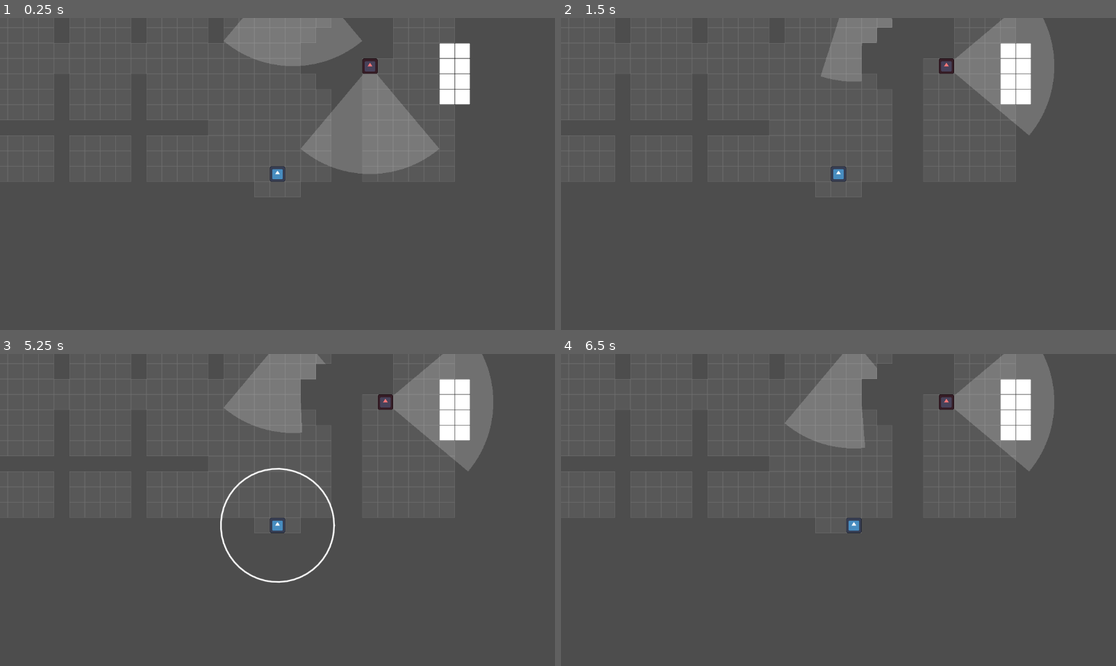
Above: before the commit, frames 1-4 (two rows, left to right).
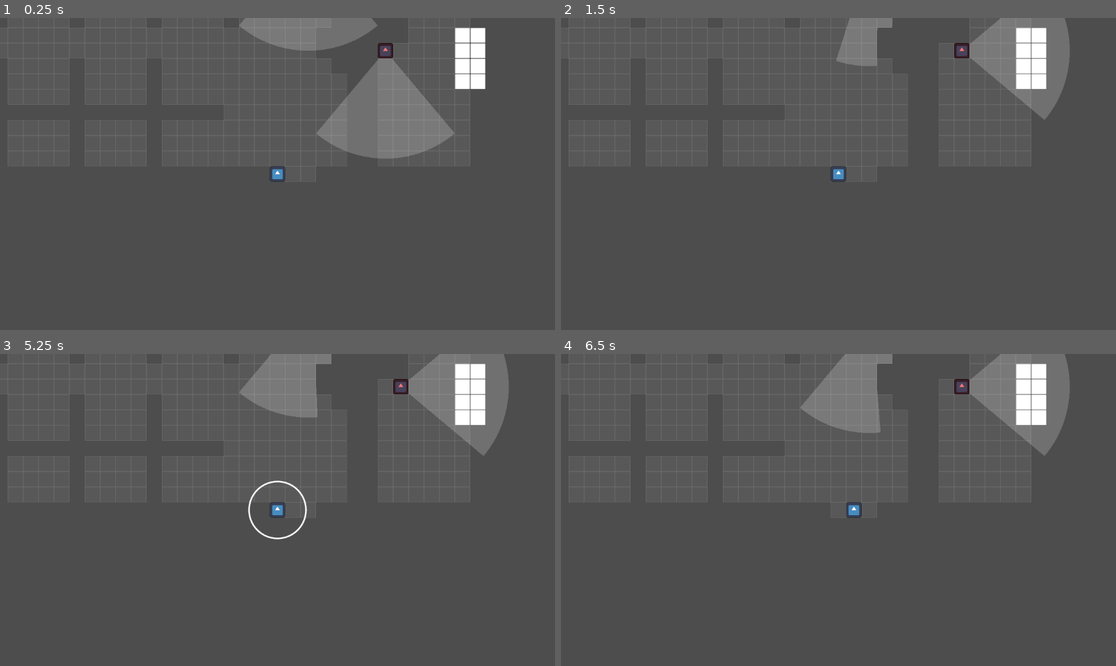
Above: after the commit, the same moments.

Repository: nexcoyocoatl/Projeto_Die_Hard
Game: Godot game, scene res://game.tscn
Two runs of this game, one before a commit and one after it. Both use one fixed random seed, a clock stepped at 60 frames per second and the inputs below. The engine's default icon, where the game draws it, is replaced by a stand-in: a white triangle on a blue panel in a dark square.
Inputs:
- Up to frame 1 (0.25 s): no input
- Up to frame 2 (1.5 s): tap Enter at 0.5 s; hold Right (player_move_right) 0.53-1.28 s; tap R (reset) at 1.25 s; hold Down (player_move_down) from 1.28 s (still down)
- Up to frame 3 (5.25 s): tap R (reset) every 0.75 s from 2 to 4.25 s; release Down (player_move_down) at 2.03 s; hold Right (player_move_right) 2.03-2.78 s; hold Up (player_move_up) 2.78-3.53 s; hold Left (player_move_left) 3.53-5.03 s; hold Down (player_move_down) from 5.03 s (still down)
- Up to frame 4 (6.5 s): release Down (player_move_down) at 5.78 s; hold Right (player_move_right) from 5.78 s (still down)

The runs differ from the first frame. In frame 1, 5.5% of the frame differs, in the area x 0-88%, y 0-58%; in frame 2, 4.4%; in frame 3, 5.8%, in the area x 0-92%, y 0-74%; in frame 4, 5.4%.
Error before the commit: Parse Error: Used tab character for indentation instead of space as used before in the file. (res://checkpoint_manager.gd:10)

Commit message:
correções

Diff:
--- a/Characters/player.tscn
+++ b/Characters/player.tscn
@@ -1,13 +1,13 @@
 [gd_scene load_steps=5 format=3 uid="uid://clbdybjufnd0r"]
 
 [ext_resource type="Texture2D" uid="uid://bf8bxnu0huryg" path="res://icon.svg" id="1_4flbx"]
-[ext_resource type="Script" uid="uid://cvgxwqeg0wd3v" path="res://Characters/player.gd" id="1_onrkg"]
+[ext_resource type="Script" path="res://Characters/player.gd" id="1_onrkg"]
 
 [sub_resource type="RectangleShape2D" id="RectangleShape2D_onrkg"]
 size = Vector2(32, 32)
 
 [sub_resource type="CircleShape2D" id="CircleShape2D_eovys"]
-radius = 128.25
+radius = 64.4981
 
 [node name="Player" type="CharacterBody2D" groups=["Player"]]
 process_mode = 1
--- a/Levels/level.tscn
+++ b/Levels/level.tscn
@@ -1,12 +1,13 @@
-[gd_scene load_steps=27 format=4 uid="uid://db7t3hbot2qxq"]
-
-[ext_resource type="Script" uid="uid://davabipaeciwa" path="res://Levels/level.gd" id="1_1ainy"]
+[gd_scene load_steps=30 format=4 uid="uid://db7t3hbot2qxq"]
+
+[ext_resource type="Script" path="res://Levels/level.gd" id="1_1ainy"]
 [ext_resource type="Texture2D" uid="uid://bf8bxnu0huryg" path="res://icon.svg" id="1_f2txt"]
 [ext_resource type="Texture2D" uid="uid://nqs2fx680340" path="res://Textures/Tiles/tile_logico.svg" id="2_1ainy"]
 [ext_resource type="Texture2D" uid="uid://dw2kh7obxooli" path="res://Textures/Tiles/tile_collision.svg" id="3_n6hdu"]
 [ext_resource type="PackedScene" uid="uid://clbdybjufnd0r" path="res://Characters/player.tscn" id="4_km5ld"]
 [ext_resource type="Texture2D" uid="uid://cg874udpb5m23" path="res://Textures/Tiles/tile_logico_old.svg" id="5_n6hdu"]
 [ext_resource type="PackedScene" uid="uid://d0j4cwmip0v3u" path="res://Levels/level_end.tscn" id="6_1ainy"]
+[ext_resource type="Script" path="res://checkpoint.gd" id="8_0et7e"]
 
 [sub_resource type="TileSetAtlasSource" id="TileSetAtlasSource_eow3j"]
 texture = ExtResource("1_f2txt")
@@ -137,6 +138,12 @@
 }
 point_count = 2
 
+[sub_resource type="RectangleShape2D" id="RectangleShape2D_02vxb"]
+size = Vector2(64, 16)
+
+[sub_resource type="RectangleShape2D" id="RectangleShape2D_63wrd"]
+size = Vector2(16, 32)
+
 [node name="Level" type="Node"]
 script = ExtResource("1_1ainy")
 
@@ -145,7 +152,7 @@
 tile_set = SubResource("TileSet_7jktm")
 
 [node name="Player" parent="." instance=ExtResource("4_km5ld")]
-position = Vector2(1136, 1264)
+position = Vector2(1104, 1296)
 
 [node name="Camera2D" type="Camera2D" parent="Player"]
 drag_horizontal_enabled = true
@@ -205,3 +212,26 @@
 
 [node name="Shooter5" type="Path2D" parent="." groups=["Paths"]]
 curve = SubResource("Curve2D_ait7k")
+
+[node name="Checkpoint1" type="Area2D" parent="."]
+position = Vector2(0, 720)
+script = ExtResource("8_0et7e")
+
+[node name="CollisionShape2D" type="CollisionShape2D" parent="Checkpoint1"]
+shape = SubResource("RectangleShape2D_02vxb")
+
+[node name="Respawn" type="Marker2D" parent="Checkpoint1"]
+position = Vector2(0, -32)
+
+[node name="Checkpoint2" type="Area2D" parent="."]
+position = Vector2(816, 432)
+script = ExtResource("8_0et7e")
+
+[node name="CollisionShape2D" type="CollisionShape2D" parent="Checkpoint2"]
+shape = SubResource("RectangleShape2D_63wrd")
+
+[node name="Respawn" type="Marker2D" parent="Checkpoint2"]
+position = Vector2(-32, 0)
+
+[connection signal="body_entered" from="Checkpoint1" to="Checkpoint1" method="_on_body_entered"]
+[connection signal="body_entered" from="Checkpoint2" to="Checkpoint2" method="_on_body_entered"]
--- a/checkpoint.tscn
+++ b/checkpoint.tscn
@@ -1,15 +1,15 @@
 [gd_scene load_steps=3 format=3 uid="uid://das0j1l8n6nq1"]
 
-[ext_resource type="Script" uid="uid://c0553u1iprt7a" path="res://Levels/checkpoint.gd" id="1_luqgl"]
+[ext_resource type="Script" path="res://checkpoint.gd" id="1_luqgl"]
 
-[sub_resource type="RectangleShape2D" id="RectangleShape2D_njsvn"]
+[sub_resource type="RectangleShape2D" id="RectangleShape2D_02vxb"]
 size = Vector2(16, 16)
 
 [node name="Checkpoint" type="Area2D"]
 script = ExtResource("1_luqgl")
 
 [node name="CollisionShape2D" type="CollisionShape2D" parent="."]
-shape = SubResource("RectangleShape2D_njsvn")
+shape = SubResource("RectangleShape2D_02vxb")
 
 [node name="Respawn" type="Marker2D" parent="."]
 position = Vector2(0, -24)
--- a/checkpoint_manager.gd
+++ b/checkpoint_manager.gd
@@ -4,7 +4,7 @@
 var npc_checkpoint_data : Dictionary = {}
 
 func save(body : Player, respawn : Vector2):
-  player_checkpoint_positions[body] = {
+	player_checkpoint_positions[body] = {
 		"respawn" : (respawn / GlobalVariables.TILE_SIZE).floor(),
 		"is_dead" : body.is_dead
 	}
--- a/project.godot
+++ b/project.godot
@@ -12,7 +12,7 @@
 
 config/name="Projeto_Die_Hard"
 run/main_scene="res://game.tscn"
-config/features=PackedStringArray("4.4", "Forward Plus")
+config/features=PackedStringArray("4.3", "Forward Plus")
 config/icon="res://icon.svg"
 
 [autoload]
Not shown, added: Textures/GameOver.png.import
Not shown, added: Textures/YouWin.png.import
Not shown: 1 places in game.tscn that only renumber resources
